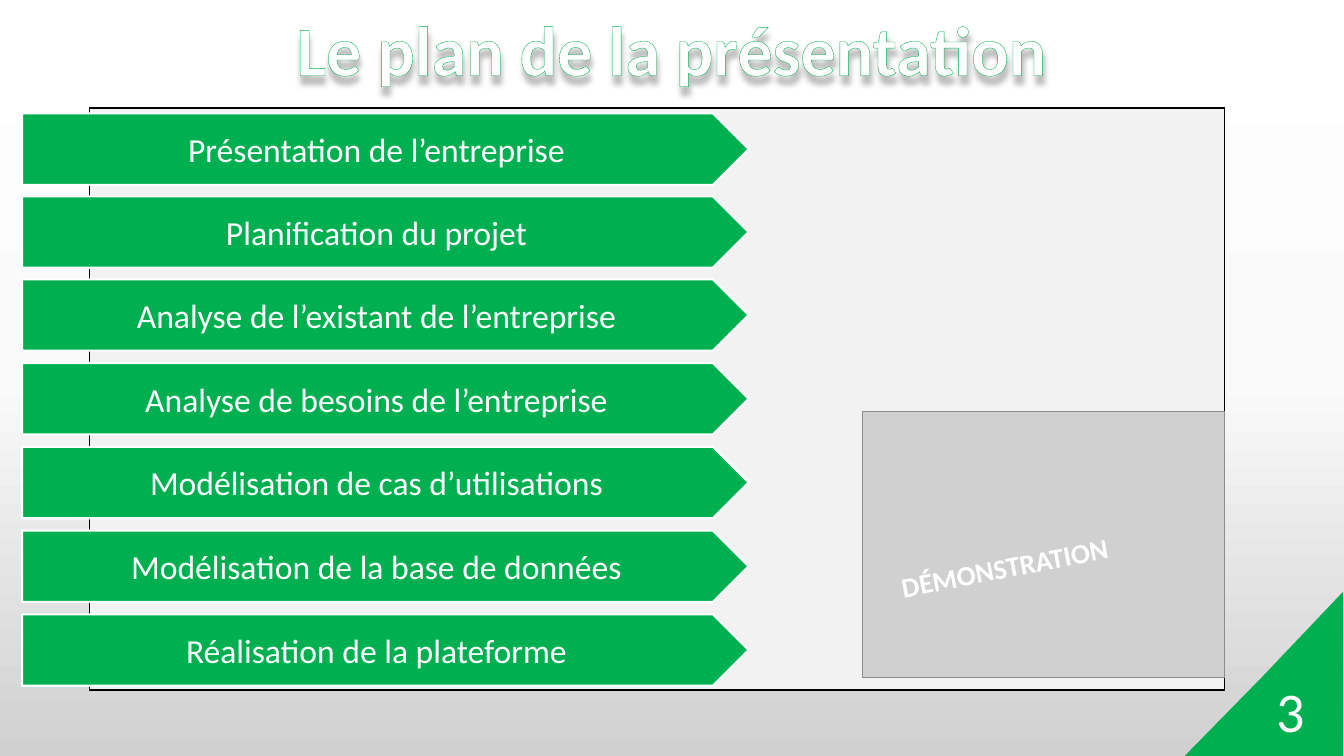
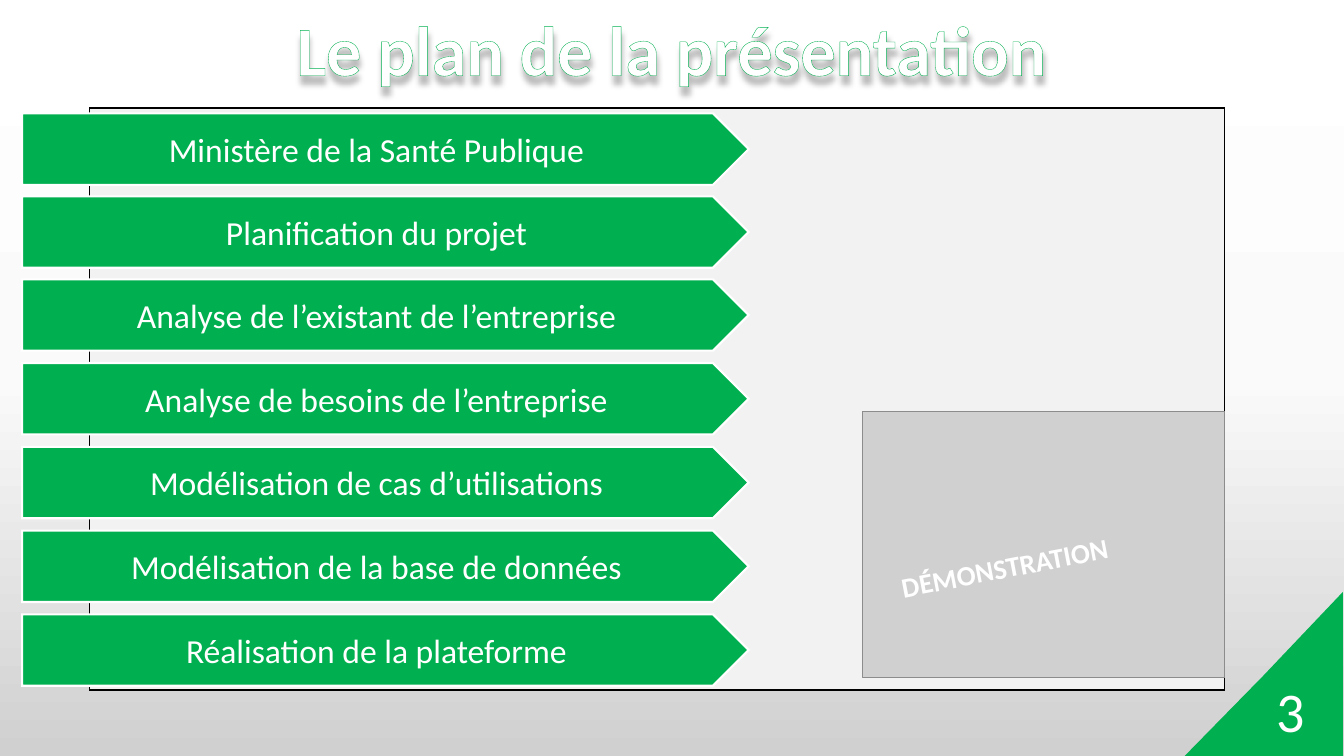
Before and after one commit to Kenn555/SIG, a slide deck: slide 3 of Présentation de mémoire L3.pptx. Drawn at 1344x756 pixels with LibreOffice and Linux fonts; fonts in the diff are those of the drawing; grey boxes stand for pictures; background and template pictures are left out. Boxes give left, top, right and bottom in pixels: in the first picture for what was removed or moved away, otherwise in the second. Text is boxed around its words. In the diff, an @@ line names an element or a change of style, - is before the commit and + after.

```diff
--- a/Présentation de mémoire L3.pptx
+++ b/Présentation de mémoire L3.pptx
@@ text in pentagon arrow at (169,138,584,168): text changed @@
-Présentation de l’entreprise
+Ministère de la Santé Publique
```
Also in this commit, not shown: 5 other slides changed, 1 other file.
